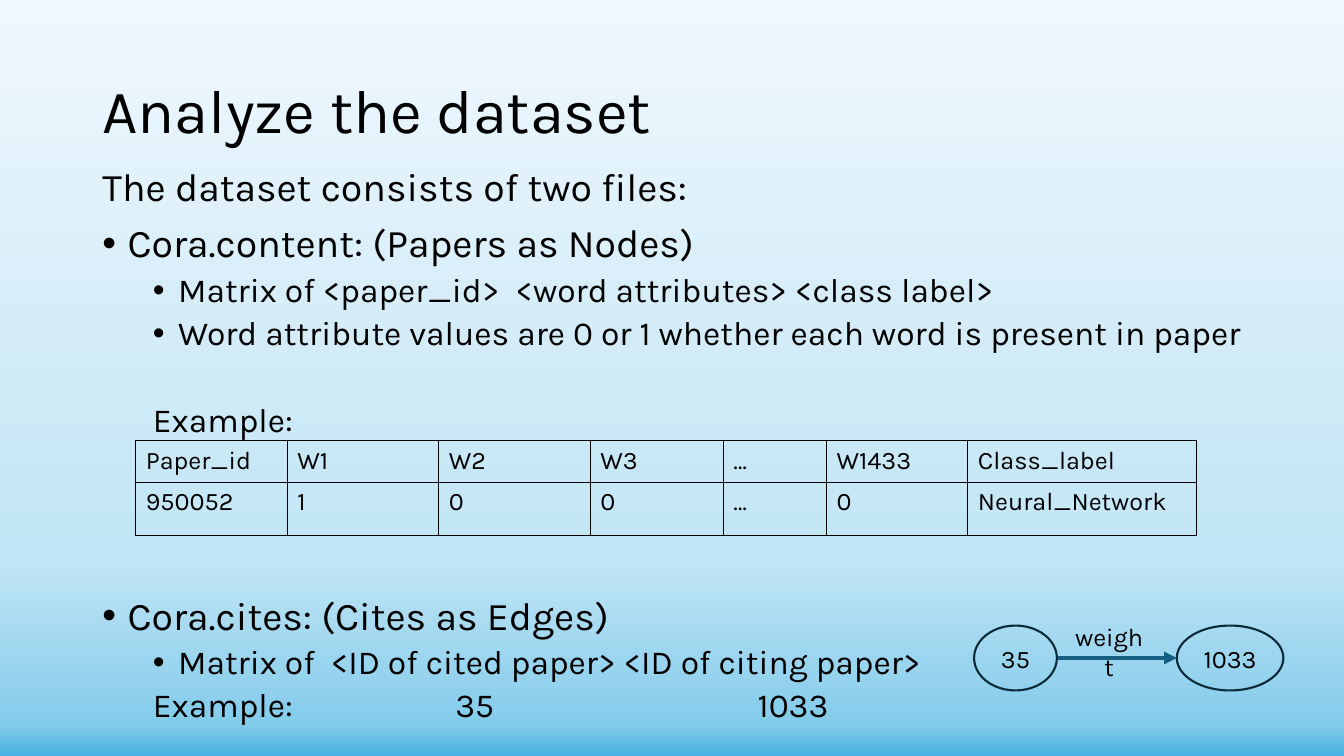
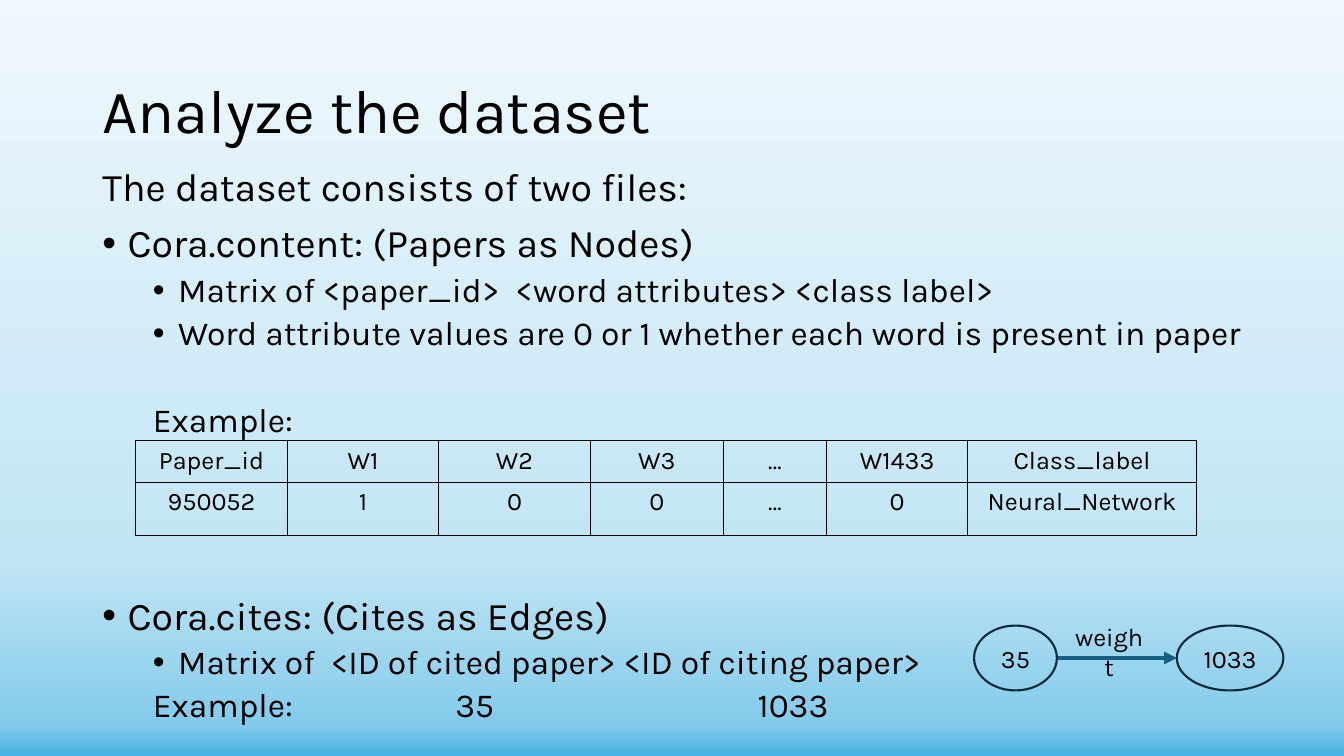
Before and after one commit to shachar700/Graph-Embedding, a slide deck: slide 9 of doc/Graph-Embedding Presentation.pptx. Drawn at 1344x756 pixels with LibreOffice and Linux fonts; fonts in the diff are those of the drawing. Boxes give left, top, right and bottom in pixels: in the first picture for what was removed or moved away, otherwise in the second. Text is boxed around its words. In the diff, an @@ line names an element or a change of style, - is before the commit and + after.

```diff
--- a/doc/Graph-Embedding Presentation.pptx
+++ b/doc/Graph-Embedding Presentation.pptx
@@ table at <box>136,441,1196,535</box> @@
@@ alignment left to centre @@
```
Also in this commit, not shown: 3 other slides changed, 5 other files.
